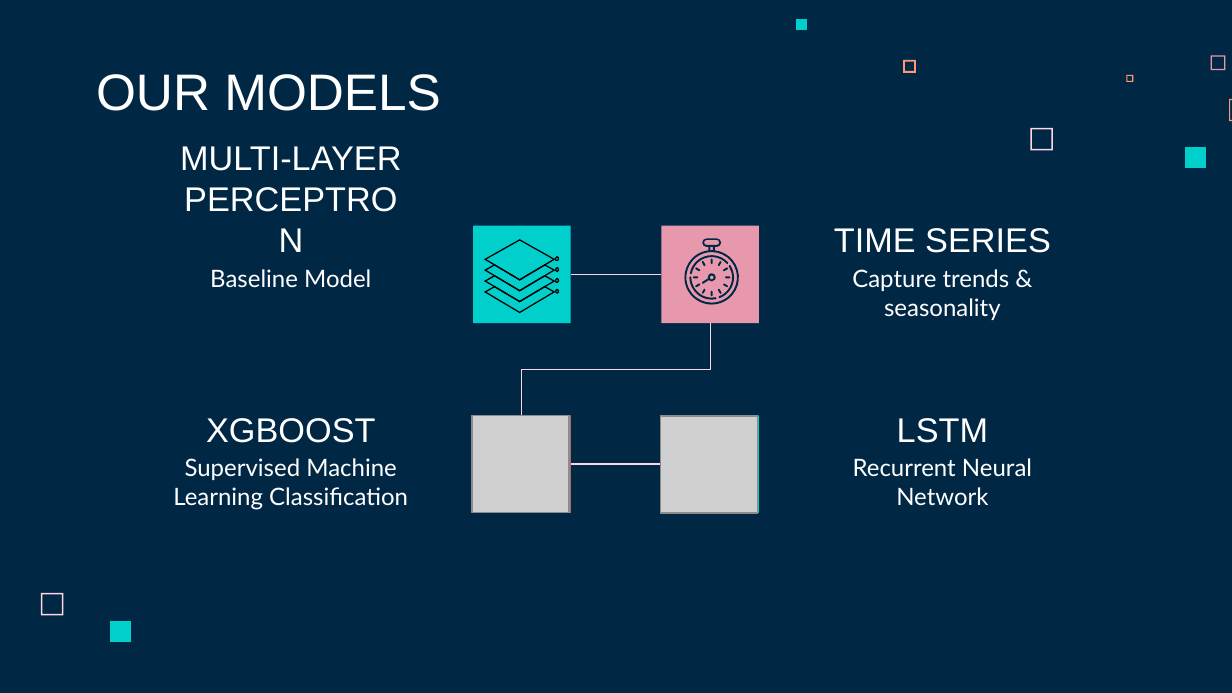
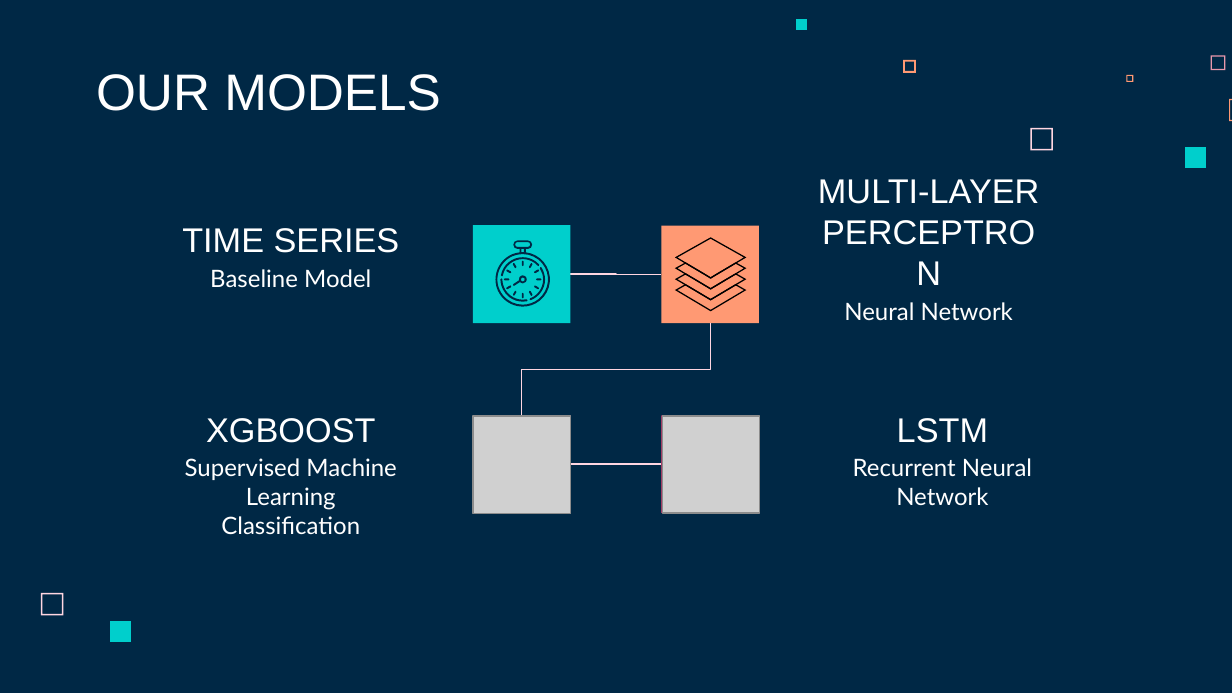
Before and after one commit to Jimbobaus/project, a slide deck: slide 12 of Presentation/draft_slides.pptx (slide 11 before the commit). Drawn at 1232x693 pixels with LibreOffice and Linux fonts; fonts in the diff are those of the drawing; grey boxes stand for pictures. Boxes give left, top, right and bottom in pixels: in the first picture for what was removed or moved away, otherwise in the second. Text is boxed around its words. In the diff, an @@ line names an element or a change of style, - is before the commit and + after.

```diff
--- a/Presentation/draft_slides.pptx
+++ b/Presentation/draft_slides.pptx
@@ title "MULTI-LAYER PERCEPTRON" moved from (x1=180, y1=146, x2=401, y2=171) to (x1=818, y1=179, x2=1039, y2=204) @@
@@ title "TIME SERIES" moved from (x1=834, y1=228, x2=1051, y2=253) to (x1=182, y1=228, x2=400, y2=253) @@
@@ rectangle at (x1=662, y1=225, x2=759, y2=323): fill #E898AC to #FF9973 @@
@@ 4 freeform shapes moved together from (x1=485, y1=240, x2=554, y2=313) to (x1=676, y1=238, x2=745, y2=310) @@
@@ freeform shape moved from (x1=718, y1=261, x2=722, y2=266) to (x1=513, y1=262, x2=516, y2=267) @@
@@ freeform shape moved from (x1=702, y1=261, x2=706, y2=266) to (x1=529, y1=262, x2=532, y2=267) @@
@@ group removed at (x1=556, y1=256, x2=559, y2=293): 4 freeform shapes @@
@@ subtitle removed at (x1=852, y1=269, x2=1010, y2=320) @@
-Capture trends & seasonality
@@ freeform shape moved from (x1=724, y1=276, x2=731, y2=278) to (x1=504, y1=278, x2=510, y2=281) @@
@@ freeform shape moved from (x1=695, y1=283, x2=701, y2=287) to (x1=506, y1=286, x2=513, y2=290) @@
@@ freeform shape moved from (x1=723, y1=267, x2=728, y2=271) to (x1=506, y1=270, x2=511, y2=274) @@
@@ freeform shape moved from (x1=718, y1=288, x2=722, y2=293) to (x1=513, y1=291, x2=516, y2=296) @@
@@ 7 freeform shapes moved together from (x1=678, y1=239, x2=743, y2=306) to (x1=488, y1=240, x2=553, y2=307) @@
@@ freeform shape moved from (x1=702, y1=288, x2=706, y2=293) to (x1=529, y1=291, x2=532, y2=296) @@
@@ freeform shape moved from (x1=695, y1=267, x2=700, y2=271) to (x1=533, y1=270, x2=538, y2=274) @@
@@ freeform shape moved from (x1=723, y1=283, x2=728, y2=287) to (x1=533, y1=286, x2=538, y2=290) @@
@@ freeform shape moved from (x1=692, y1=276, x2=699, y2=278) to (x1=536, y1=278, x2=542, y2=281) @@
@@ elbow line (570, 274) - (662, 275): route changed @@
@@ subtitle added at (x1=844, y1=302, x2=1013, y2=321), 14 pt, text #FFFFFF @@
+Neural Network
@@ rectangle at (x1=473, y1=415, x2=570, y2=513): fill #FF9973 to #E898AC @@
@@ rectangle at (x1=662, y1=415, x2=759, y2=513): fill #00CFCC to #F64975 @@
@@ subtitle "Supervised Machine Learning Classification" rewrapped from (x1=173, y1=458, x2=408, y2=510) to (x1=185, y1=458, x2=396, y2=535) @@
```
Also in this commit, not shown: 10 other slides changed, 12 slides added, 7 slides removed.
